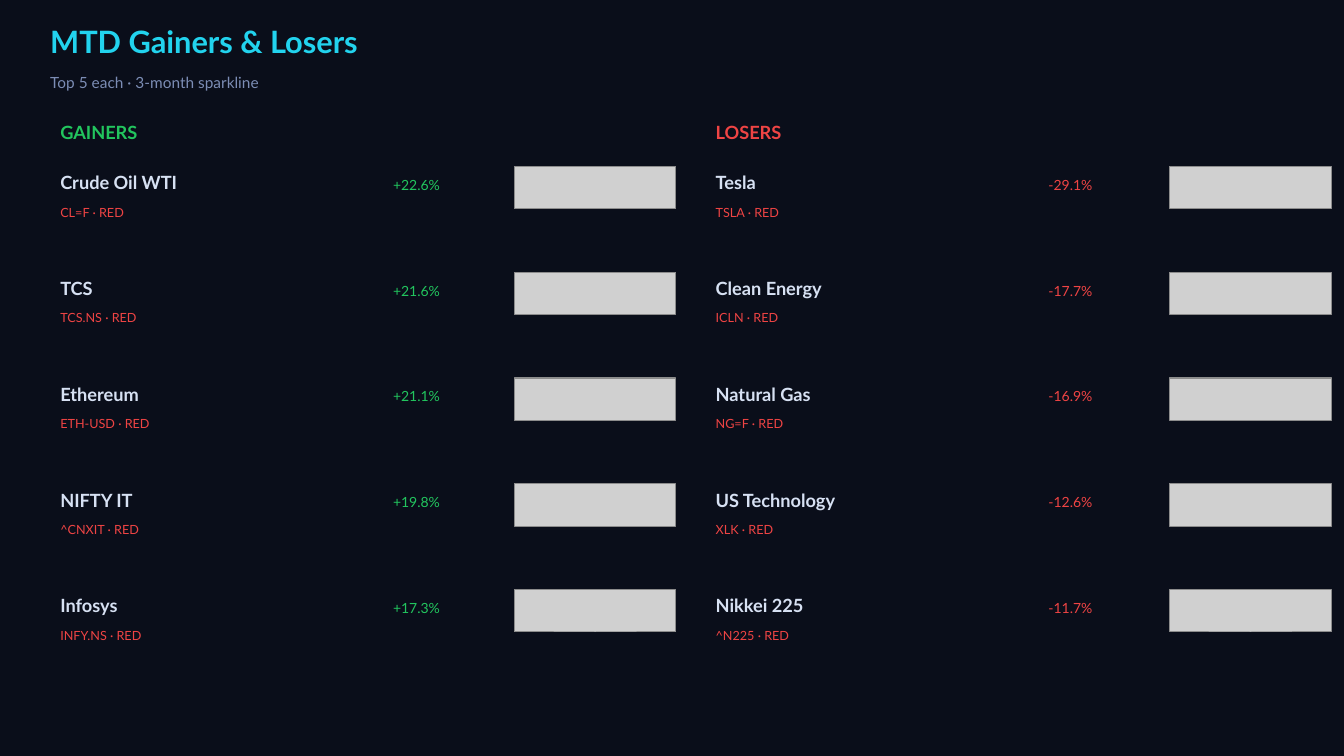
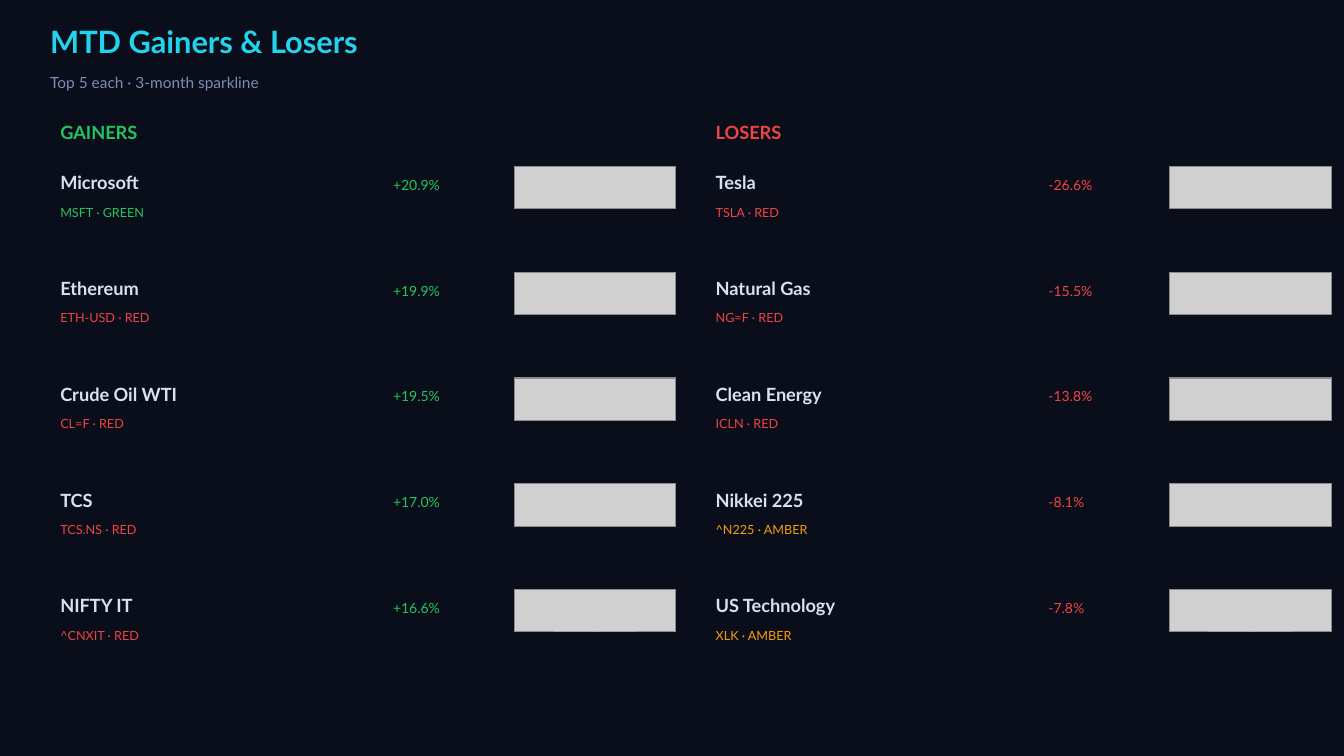
Before and after one commit to Pravkum23/pmr-terminal, a slide deck: slide 2 of docs/pmr_daily.pptx. Drawn at 1344x756 pixels with LibreOffice and Linux fonts; fonts in the diff are those of the drawing; grey boxes stand for pictures. Boxes give left, top, right and bottom in pixels: in the first picture for what was removed or moved away, otherwise in the second. Text is boxed around its words. In the diff, an @@ line names an element or a change of style, - is before the commit and + after.

```diff
--- a/docs/pmr_daily.pptx
+++ b/docs/pmr_daily.pptx
@@ text at bbox=[60, 175, 138, 189]: text changed @@
-Crude Oil WTI
+Microsoft
@@ text at bbox=[60, 208, 144, 217]: text changed; text colour #EF4444 to #22C55E @@
-CL=F · RED
+MSFT · GREEN
@@ text at bbox=[393, 180, 440, 190]: text changed @@
-+22.6%
++20.9%
@@ text at bbox=[1048, 180, 1092, 190]: text changed @@
--29.1%
+-26.6%
@@ text at bbox=[393, 286, 440, 296]: text changed @@
-+21.6%
++19.9%
@@ text at bbox=[1048, 286, 1092, 296]: text changed @@
--17.7%
+-15.5%
@@ text at bbox=[60, 313, 150, 322]: text changed @@
-TCS.NS · RED
+ETH-USD · RED
@@ text at bbox=[716, 313, 783, 322]: text changed @@
-ICLN · RED
+NG=F · RED
@@ text added at bbox=[60, 387, 177, 401], 13 pt, text #D7E1F3, bold @@
+Crude Oil WTI
@@ text at bbox=[60, 419, 124, 428]: text changed @@
-ETH-USD · RED
+CL=F · RED
@@ text at bbox=[393, 391, 440, 401]: text changed @@
-+21.1%
++19.5%
@@ text at bbox=[716, 419, 778, 428]: text changed @@
-NG=F · RED
+ICLN · RED
@@ text at bbox=[1048, 391, 1092, 401]: text changed @@
--16.9%
+-13.8%
@@ text "TCS": place and size @@
-text "TCS" at bbox=[60, 281, 92, 295]
+text "TCS" at bbox=[60, 493, 92, 507]
@@ text at bbox=[393, 497, 440, 507]: text changed @@
-+19.8%
++17.0%
@@ 3 texts: place and size @@
-3 texts at bbox=[60, 387, 810, 612]
+3 texts at bbox=[60, 281, 810, 507]
@@ text at bbox=[1048, 497, 1084, 507]: text changed @@
--12.6%
+-8.1%
@@ text at bbox=[60, 525, 137, 534]: text changed @@
-^CNXIT · RED
+TCS.NS · RED
@@ text at bbox=[716, 525, 808, 534]: text changed; text colour #EF4444 to #F59E0B @@
-XLK · RED
+^N225 · AMBER
@@ text removed at bbox=[60, 598, 117, 615] @@
-Infosys
@@ 3 texts: place and size @@
-3 texts at bbox=[60, 281, 835, 511]
+3 texts at bbox=[60, 387, 835, 616]
@@ text at bbox=[393, 603, 440, 613]: text changed @@
-+17.3%
++16.6%
@@ text at bbox=[1048, 603, 1084, 613]: text changed @@
--11.7%
+-7.8%
@@ text at bbox=[60, 631, 139, 640]: text changed @@
-INFY.NS · RED
+^CNXIT · RED
@@ text at bbox=[716, 631, 792, 640]: text changed; text colour #EF4444 to #F59E0B @@
-^N225 · RED
+XLK · AMBER
```
Also in this commit, not shown: 3 other slides changed, 3 other files.
